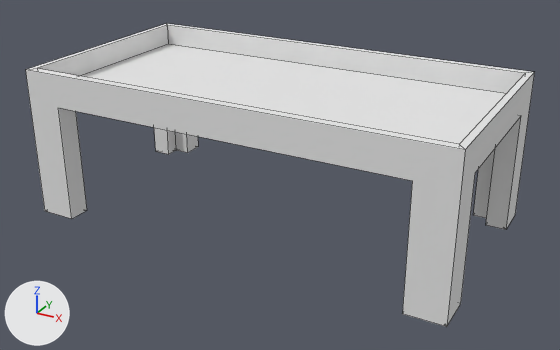
The Blender file res/blenderModels/castingTable.blend, before and after one commit.
One viewpoint serves both versions: a camera (50 mm lens) standing at (5.07, -9.18, 5.21) and looking at (0.1, -0.15, 0.7). The axes (+X, +Y, +Z) are drawn at lower left. The lights are the same throughout. Mesh edges are drawn as thin lines.
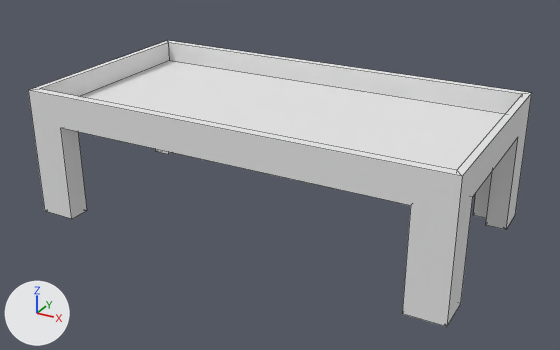
The change, as JSON lines over the scene's bpy script:
```json
{"block": "me_cube", "where": "me_cube.from_pydata(...)  # 68 vertices, 58 faces; spans x -0.95..0.95, y -1.0..1.0, z 0.0..2.0"}
{"block": "me_cube", "where": "# used by ob_cube; location = (0.0, 0.0, 0.0); scale = (3.28, 1.65, 1.1)"}
{"block": "me_cube", "change": "me_cube part 1: all 40 vertices in x -0.95..0.95, y -1.0..1.0, z 1.57..2.0 are moved by (0.0, 0.0, -0.27)"}
```

Location of each change, (x1, y1, x2, y2) in pixels of the pictures (560 x 350 px):
```json
{"object": "Cube", "change": "reshaped", "before": [25, 23, 534, 327], "after": [28, 40, 532, 327]}
```
